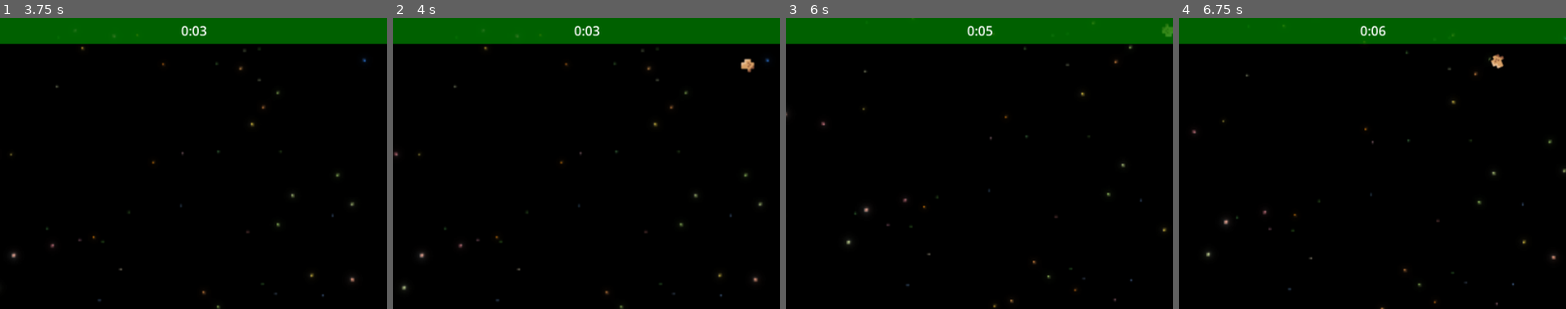
Above: before the commit, frames 1-4 (left to right).
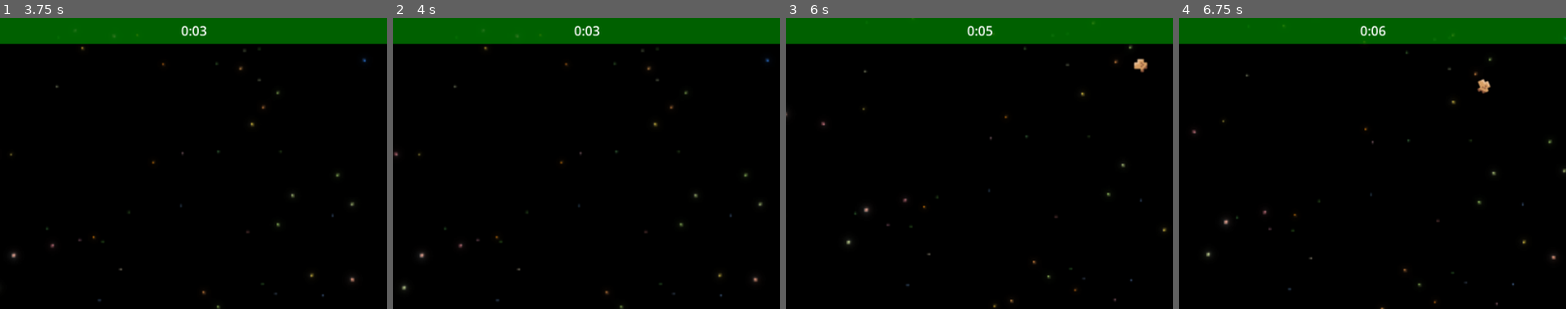
Above: after the commit, the same moments.

Repository: jaerrib/space-snake-survivor
Game: Godot game, scene res://scenes/main/main.tscn
Same seed, same stepped clock (60 frames per second), same inputs: the game is played once before the commit and once after it.
Inputs:
- Up to frame 1 (3.75 s): hold D (right) 0.53-1.28 s; tap P (xp_spawn) every 0.75 s from 0.6 to 3.6 s; hold S (down) 1.28-2.03 s; hold D (right) 2.03-2.78 s; hold Up (up) 2.78-3.53 s; hold A (left) from 3.53 s (still down)
- Up to frame 2 (4 s): keep holding A (left)
- Up to frame 3 (6 s): tap P (xp_spawn) at 4.35, 5.1, 5.85 s; release A (left) at 5.03 s; hold S (down) 5.03-5.78 s; hold D (right) from 5.78 s (still down)
- Up to frame 4 (6.75 s): release D (right) at 6.53 s; hold Up (up) from 6.53 s (still down); tap P (xp_spawn) at 6.6 s
The pictures show only the part of the screen within x 50-100%, y 0-50%; the shares and areas given below are measured in that part.

Frame 1 is identical in both runs. In frame 2, 0.1% of the frame differs, in the area x 89-94%, y 14-19%; in frame 3, 0.2%; in frame 4, 0.3%, in the area x 76-84%, y 12-26%.

Commit message:
Tweak spawns to increase early xp

Diff:
--- a/scenes/enemy_spawner/enemy_spawner.tscn
+++ b/scenes/enemy_spawner/enemy_spawner.tscn
@@ -9,12 +9,12 @@
 time_end = 600
 enemy = 0
 enemy_num = 1
-enemy_spawn_delay = 1
+enemy_spawn_delay = 2
 metadata/_custom_type_script = "uid://bdo7p2djb1o70"
 
 [sub_resource type="Resource" id="Resource_hcuxm"]
 script = ExtResource("2_hibn7")
-time_start = 300
+time_start = 180
 time_end = 600
 enemy = 1
 enemy_num = 1
@@ -26,7 +26,7 @@
 time_start = 600
 time_end = 1200
 enemy = 0
-enemy_num = 2
+enemy_num = 1
 enemy_spawn_delay = 1
 metadata/_custom_type_script = "uid://bdo7p2djb1o70"
 
